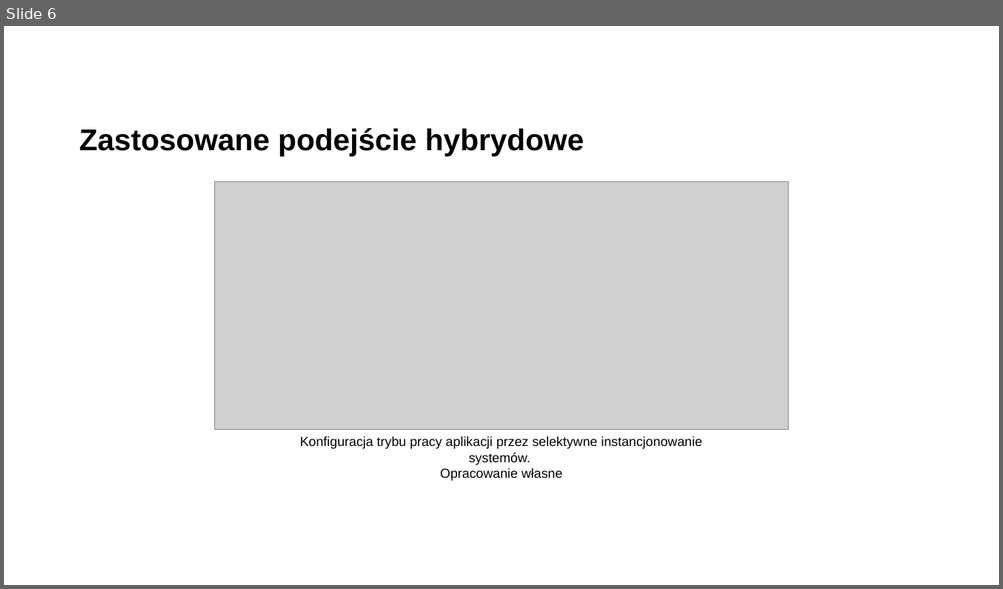
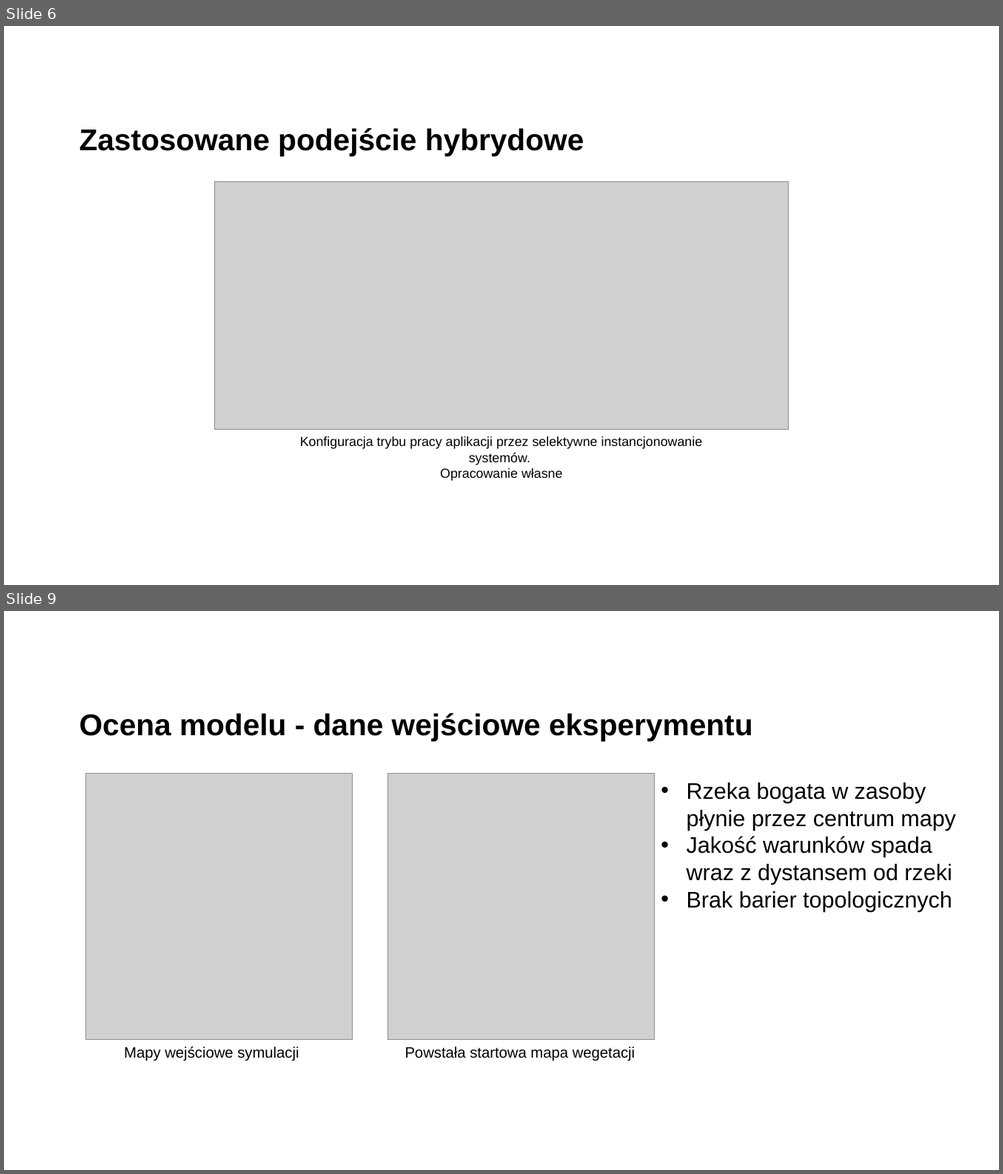
Before and after one commit to Filip-Rak/ecosystem-cc-results, a slide deck: docs/presentation.ppt. Shown one above the other, each under a label of ours: slide 6 before the commit, slides 6 and 9 after it; the slides between them are not shown. The pictures are 1003x589 and 1003x1174 pixels, drawn with LibreOffice and Linux fonts; fonts in the diff are those of the drawing; grey boxes stand for pictures; background and template pictures are left out. Boxes give left, top, right and bottom in pixels: in the first picture for what was removed or moved away, otherwise in the second. Text is boxed around its words. In the diff, an @@ line names an element or a change of style, - is before the commit and + after.

```diff
--- a/docs/presentation.ppt
+++ b/docs/presentation.ppt
@@ slide 9 added at (x1=4, y1=611, x2=999, y2=1170), background picture (left out) @@
@@ title added at (x1=79, y1=713, x2=753, y2=741), 32 pt, text #000000, bold @@
+Ocena modelu - dane wejściowe eksperymentu
@@ picture added at (x1=85, y1=774, x2=352, y2=1040) @@
@@ picture added at (x1=387, y1=774, x2=654, y2=1040) @@
@@ text added at (x1=686, y1=783, x2=956, y2=911), 24 pt, text #000000 @@
+• Rzeka bogata w zasoby płynie przez centrum mapy
+• Jakość warunków spada wraz z dystansem od rzeki
+• Brak barier topologicznych
@@ text added at (x1=124, y1=1047, x2=299, y2=1062), 16 pt, text #000000 @@
+Mapy wejściowe symulacji
@@ text added at (x1=405, y1=1047, x2=634, y2=1062), 16 pt, text #000000 @@
+Powstała startowa mapa wegetacji
```
Also in this commit, not shown: 2 slides changed, 4 other slides added, 1 slide removed.
